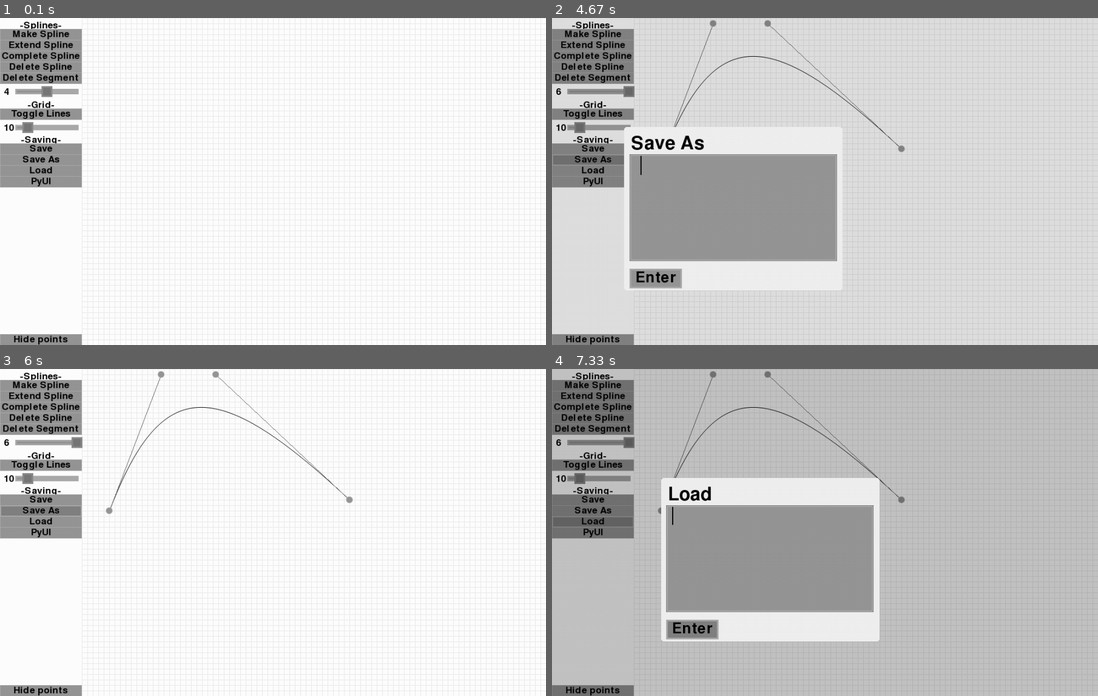
Above: before the commit, frames 1-4 (two rows, left to right).
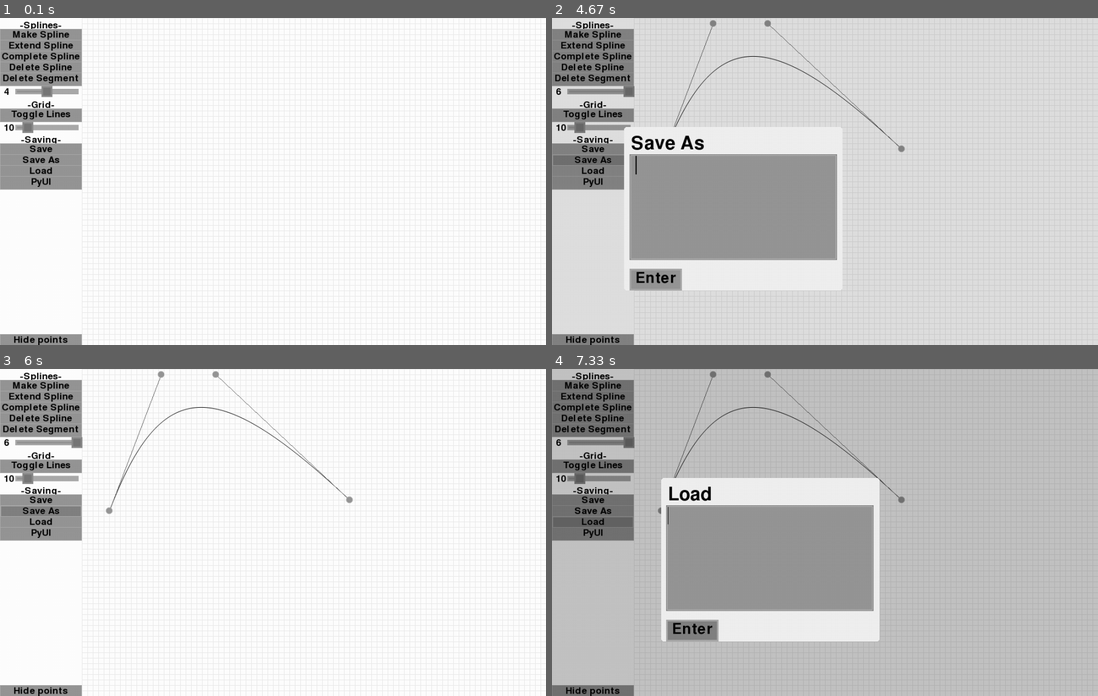
Above: after the commit, the same moments.

Repository: christianharris-3/PyUI
Game: pygame game, started from PyUI vector maker.py
Same seed, same stepped clock (60 frames per second), same inputs: the game is played once before the commit and once after it.
Inputs (mouse positions are in pixels of both pictures, inside the frame that each line leads up to):
- Up to frame 1 (0.1 s): no input
- Up to frame 2 (4.67 s): press the mouse at (590, 161) at 0.37 s; move the mouse to (644, 207) at 0.47 s; release the mouse at (693, 256) at 0.6 s; press the mouse at (590, 161) at 0.7 s; move the mouse to (633, 174) at 0.8 s; release the mouse at (677, 191) at 0.93 s; press the mouse at (737, 207) at 1.03 s; move the mouse to (677, 142) at 1.13 s; release the mouse at (617, 76) at 1.27 s; tap Space at 1.33 s; press the mouse at (590, 47) at 1.7 s; move the mouse to (781, 50) at 1.8 s; release the mouse at (966, 57) at 1.93 s; press the mouse at (601, 89) at 2.03 s; move the mouse to (628, 116) at 2.13 s; release the mouse at (655, 138) at 2.27 s; tap Enter at 2.33 s; press the mouse at (655, 24) at 2.7 s; move the mouse to (661, 93) at 2.8 s; release the mouse at (666, 161) at 2.93 s; click (590, 181) at 3.05 s; press the mouse at (590, 116) at 3.37 s; move the mouse to (683, 93) at 3.47 s; release the mouse at (775, 73) at 3.6 s; press the mouse at (590, 116) at 3.7 s; move the mouse to (732, 103) at 3.8 s; release the mouse at (874, 89) at 3.93 s; press the mouse at (819, 24) at 4.03 s; move the mouse to (863, 86) at 4.13 s; release the mouse at (901, 152) at 4.27 s; press the mouse at (590, 161) at 4.37 s; move the mouse to (655, 194) at 4.47 s; release the mouse at (715, 230) at 4.6 s
- Up to frame 3 (6 s): press the mouse at (191, 558) at 4.7 s; move the mouse to (174, 552) at 4.8 s; release the mouse at (158, 545) at 4.93 s; hold Delete 5-5.47 s; hold Right 5-5.47 s; press the mouse at (152, 496) at 5.53 s; move the mouse to (207, 496) at 5.63 s; release the mouse at (262, 496) at 5.77 s; press the mouse at (141, 630) at 5.87 s; move the mouse to (256, 630) at 5.97 s
- Up to frame 4 (7.33 s): release the mouse at (923, 630) at 6.1 s; press the mouse at (590, 522) at 6.7 s; move the mouse to (612, 539) at 6.8 s; release the mouse at (628, 558) at 6.93 s; press the mouse at (748, 558) at 7.03 s; move the mouse to (715, 594) at 7.13 s; release the mouse at (688, 633) at 7.27 s

The runs differ from the first frame. In frame 1, 1.3% of the frame differs, in the area x 0-15%, y 3-100%; in frame 2, 1.5%, in the area x 0-53%, y 3-100%; in frame 3, 1.3%; in frame 4, 1.5%.

Commit message:
fixed bug
changed default system to fix bug where when the set default value is x, and the universal or base default is y, if you try and set the value when u make the object to y, it doesnt see any change and sets the value to x. i have chanegd nearly every universal default to -1 or something similar.

Diff:
--- a/PyUI.py
+++ b/PyUI.py
@@ -396,6 +396,7 @@
         self.loadtickdata()
         self.checkcaps()
         if self.scale!=1: self.setscale(self.scale)
+        self.styleload_default()
 
     def checkcaps(self):
         hllDll = ctypes.WinDLL("User32.dll")
@@ -420,7 +421,12 @@
 
 
     def styleload_soundium(self): self.styleset(col=(16,163,127),textcol=(255,255,255),wallpapercol=(62,63,75),textsize=24,roundedcorners=5,spacing=5,clickdownsize=2,scalesize=False)
-    def styleload_default(self): self.styleset(textsize=40,verticalspacing=1,clickdownsize=2,roundedcorners=6)
+    def styleload_default(self): self.styleset(roundedcorners=0,center=False,textsize=50,font='calibre',bold=False,antialiasing=True,border=3,scalesize=True,glow=0,col=(150,150,150),
+                                               clickdownsize=4,clicktype=0,textoffsetx=0,texoffsety=0,clickableborder=0,lines=1,textcenter=False,linesize=2,backingdraw=True,borderdraw=True,
+                                               animationspeed=30,containedslider=False,movetoclick=True,isolated=True,darken=60,textcol=(0,0,0),verticalspacing=2,horizontalspacing=8,
+                                               text_animationspeed=5,text_backingdraw=False,text_borderdraw=False,text_verticalspacing=3,text_horizontalspacing=3,
+                                               textbox_verticalspacing=-1,textbox_horizontalspacing=-1,table_textcenter=True,button_textcenter=True)
+
     def styleload_black(self): self.styleset(textcol=(0,0,0),backingcol=(0,0,0),hovercol=(255,255,255),bordercol=(0,0,0),verticalspacing=3,textsize=30,col=(255,255,255),clickdownsize=1)
     def styleload_blue(self): self.styleset(col=(35,0,156),textcol=(230,246,219),wallpapercol=(0,39,254),textsize=30,verticalspacing=2,horizontalspacing=5,clickdownsize=2,roundedcorners=4)
     def styleload_green(self): self.styleset(col=(87,112,86),textcol=(240,239,174),wallpapercol=(59,80,61),textsize=30,verticalspacing=2,horizontalspacing=5,clickdownsize=2,roundedcorners=4)
@@ -1157,13 +1163,12 @@
                     print(c.ID)
 
 
-
-    def makebutton(self,x,y,text,textsize=50,command=emptyfunction,menu='main',ID='button',layer=1,roundedcorners=0,bounditems=[],killtime=-1,width=-1,height=-1,
-                 anchor=(0,0),objanchor=(0,0),center=False,centery=-1,img='none',font='calibre',bold=False,antialiasing=True,pregenerated=True,enabled=True,
-                 border=3,upperborder=-1,lowerborder=-1,rightborder=-1,leftborder=-1,scalesize=True,scalex=-1,scaley=-1,scaleby=-1,glow=0,glowcol=-1,
-                 runcommandat=0,col=-1,textcol=-1,backingcol=-1,bordercol=-1,hovercol=-1,clickdownsize=2,clicktype=0,textoffsetx=0,textoffsety=0,maxwidth=-1,
-                 dragable=False,colorkey=-1,toggle=True,toggleable=False,toggletext=-1,toggleimg='none',togglecol=-1,togglehovercol=-1,bindtoggle=[],spacing=-1,verticalspacing=-1,horizontalspacing=-1,clickablerect=-1,clickableborder=0,
-                 backingdraw=True,borderdraw=True,animationspeed=5,linelimit=1000):
+    def makebutton(self,x,y,text,textsize=-1,command=emptyfunction,menu='main',ID='button',layer=1,roundedcorners=-1,bounditems=[],killtime=-1,width=-1,height=-1,
+                 anchor=(0,0),objanchor=(0,0),center=-1,centery=-1,img='none',font=-1,bold=-1,antialiasing=-1,pregenerated=True,enabled=True,
+                 border=-1,upperborder=-1,lowerborder=-1,rightborder=-1,leftborder=-1,scalesize=-1,scalex=-1,scaley=-1,scaleby=-1,glow=-1,glowcol=-1,
+                 runcommandat=0,col=-1,textcol=-1,backingcol=-1,bordercol=-1,hovercol=-1,clickdownsize=-1,clicktype=-1,textoffsetx=-1,textoffsety=-1,maxwidth=-1,
+                 dragable=False,colorkey=-1,toggle=True,toggleable=False,toggletext=-1,toggleimg='none',togglecol=-1,togglehovercol=-1,bindtoggle=[],spacing=-1,verticalspacing=-1,horizontalspacing=-1,clickablerect=-1,clickableborder=-1,
+                 backingdraw=-1,borderdraw=-1,animationspeed=-1,linelimit=1000):
         if maxwidth == -1: maxwidth = width
         if backingcol == -1: backingcol = bordercol
         obj = BUTTON(ui=self,x=x,y=y,width=width,height=height,menu=menu,ID=ID,layer=layer,roundedcorners=roundedcorners,bounditems=bounditems,killtime=killtime,
@@ -1174,11 +1179,11 @@
                      animationspeed=animationspeed,backingdraw=backingdraw,borderdraw=borderdraw,linelimit=linelimit)
         return obj
     def makecheckbox(self,x,y,textsize=80,command=emptyfunction,menu='main',ID='checkbox',text='',layer=1,roundedcorners=0,bounditems=[],killtime=-1,width=-1,height=-1,
-                 anchor=(0,0),objanchor=(0,0),center=False,centery=-1,img='tick',font='calibre',bold=False,antialiasing=True,pregenerated=True,enabled=True,
-                 border=4,upperborder=-1,lowerborder=-1,rightborder=-1,leftborder=-1,scalesize=True,scalex=-1,scaley=-1,scaleby=-1,glow=0,glowcol=-1,
-                 runcommandat=0,col=-1,textcol=-1,backingcol=-1,bordercol=-1,hovercol=-1,clickdownsize=4,clicktype=0,textoffsetx=0,textoffsety=0,maxwidth=-1,
+                 anchor=(0,0),objanchor=(0,0),center=False,centery=-1,img='tick',font=-1,bold=-1,antialiasing=-1,pregenerated=True,enabled=True,
+                 border=4,upperborder=-1,lowerborder=-1,rightborder=-1,leftborder=-1,scalesize=-1,scalex=-1,scaley=-1,scaleby=-1,glow=-1,glowcol=-1,
+                 runcommandat=0,col=-1,textcol=-1,backingcol=-1,bordercol=-1,hovercol=-1,clickdownsize=-1,clicktype=-1,textoffsetx=-1,textoffsety=-1,maxwidth=-1,
                  dragable=False,colorkey=-1,toggle=True,toggleable=True,toggletext='',toggleimg='none',togglecol=-1,togglehovercol=-1,bindtoggle=[],spacing=-15,verticalspacing=-15,horizontalspacing=-15,clickablerect=-1,clickableborder=10,
-                 backingdraw=False,borderdraw=True,animationspeed=5,linelimit=1000):
+                 backingdraw=-1,borderdraw=-1,animationspeed=-1,linelimit=1000):
         if width == -1: width = textsize+spacing*2
         if height == -1: height = textsize+spacing*2
         obj = BUTTON(ui=self,x=x,y=y,width=width,height=height,menu=menu,ID=ID,layer=layer,roundedcorners=roundedcorners,bounditems=bounditems,killtime=killtime,
@@ -1189,13 +1194,13 @@
                  spacing=spacing,verticalspacing=verticalspacing,horizontalspacing=horizontalspacing,clickablerect=clickablerect,clickableborder=clickableborder,
                  animationspeed=animationspeed,backingdraw=backingdraw,borderdraw=borderdraw,linelimit=linelimit)
         return obj
-    def maketextbox(self,x,y,text='',width=200,lines=1,menu='main',command=emptyfunction,ID='textbox',layer=1,roundedcorners=0,bounditems=[],killtime=-1,height=-1,
-                 anchor=(0,0),objanchor=(0,0),center=False,centery=-1,img='none',textsize=50,font='calibre',bold=False,antialiasing=True,pregenerated=True,enabled=True,
-                 border=3,upperborder=-1,lowerborder=-1,rightborder=-1,leftborder=-1,scalesize=True,scalex=-1,scaley=-1,scaleby=-1,glow=0,glowcol=-1,
-                 runcommandat=0,col=-1,textcol=-1,backingcol=-1,hovercol=-1,clickdownsize=4,clicktype=0,textoffsetx=0,textoffsety=0,
+    def maketextbox(self,x,y,text='',width=200,lines=-1,menu='main',command=emptyfunction,ID='textbox',layer=1,roundedcorners=-1,bounditems=[],killtime=-1,height=-1,
+                 anchor=(0,0),objanchor=(0,0),center=-1,centery=-1,img='none',textsize=-1,font=-1,bold=-1,antialiasing=-1,pregenerated=True,enabled=True,
+                 border=3,upperborder=-1,lowerborder=-1,rightborder=-1,leftborder=-1,scalesize=True,scalex=-1,scaley=-1,scaleby=-1,glow=-1,glowcol=-1,
+                 runcommandat=0,col=-1,textcol=-1,backingcol=-1,hovercol=-1,clickdownsize=4,clicktype=0,textoffsetx=-1,textoffsety=-1,
                  colorkey=-1,spacing=-1,verticalspacing=-1,horizontalspacing=-1,clickablerect=-1,
-                 linelimit=100,selectcol=-1,selectbordersize=2,selectshrinksize=0,cursorsize=-1,textcenter=False,chrlimit=10000,numsonly=False,enterreturns=False,commandifenter=True,commandifkey=False,imgdisplay=False,
-                 backingdraw=True,borderdraw=True):
+                 linelimit=100,selectcol=-1,selectbordersize=2,selectshrinksize=0,cursorsize=-1,textcenter=-1,chrlimit=10000,numsonly=False,enterreturns=False,commandifenter=True,commandifkey=False,imgdisplay=False,
+                 backingdraw=-1,borderdraw=-1):
 
         if col == -1: col = Style.objectdefaults[TEXTBOX]['col']
         if backingcol == -1: backingcol = autoshiftcol(Style.objectdefaults[TEXTBOX]['backingcol'],col,-20)
@@ -1212,13 +1217,13 @@
 
 ##    def maketable(self,x,y,data='empty',titles=[],menu='main',menuexceptions=[],edgebound=(1,0,0,1),rows=5,colomns=3, …(302 unchanged characters)…
 
-    def maketable(self,x,y,data='empty',titles=[],menu='main',ID='table',layer=1,roundedcorners=0,bounditems=[],killtime=-1,width=-1,height=-1,
-                 anchor=(0,0),objanchor=(0,0),center=False,centery=-1,text='',textsize=50,img='none',font='calibre',bold=False,antialiasing=True,pregenerated=True,enabled=True,
-                 border=3,upperborder=-1,lowerborder=-1,rightborder=-1,leftborder=-1,scalesize=True,scalex=-1,scaley=-1,scaleby=-1,glow=0,glowcol=-1,
-                 command=emptyfunction,runcommandat=0,col=-1,textcol=-1,backingcol=-1,hovercol=-1,clickdownsize=4,clicktype=0,textoffsetx=0,textoffsety=0,
+    def maketable(self,x,y,data=[],titles=[],menu='main',ID='table',layer=1,roundedcorners=-1,bounditems=[],killtime=-1,width=-1,height=-1,
+                 anchor=(0,0),objanchor=(0,0),center=-1,centery=-1,text='',textsize=-1,img='none',font=-1,bold=-1,antialiasing=-1,pregenerated=True,enabled=True,
+                 border=3,upperborder=-1,lowerborder=-1,rightborder=-1,leftborder=-1,scalesize=-1,scalex=-1,scaley=-1,scaleby=-1,glow=-1,glowcol=-1,
+                 command=emptyfunction,runcommandat=0,col=-1,textcol=-1,backingcol=-1,hovercol=-1,clickdownsize=4,clicktype=0,textoffsetx=-1,textoffsety=-1,
                  dragable=False,colorkey=-1,spacing=-1,verticalspacing=-1,horizontalspacing=-1,clickablerect=-1,
-                 boxwidth=-1,boxheight=-1,linesize=2,textcenter=True,guesswidth=100,guessheight=100,
-                 backingdraw=True,borderdraw=True):
+                 boxwidth=-1,boxheight=-1,linesize=2,textcenter=-1,guesswidth=100,guessheight=100,
+                 backingdraw=-1,borderdraw=-1):
 
         if col == -1: col = Style.objectdefaults[TABLE]['col']
         if backingcol == -1: backingcol = autoshiftcol(Style.objectdefaults[TABLE]['backingcol'],col,-20)
@@ -1234,12 +1239,12 @@
         return obj
 
 ##    def maketext(self,x,y,text,size,menu='main',menuexceptions=[],edgebound=(1,0,0,1),col='default',center=True,font= …(235 unchanged characters)…
-    def maketext(self,x,y,text,textsize=50,menu='main',ID='text',layer=1,roundedcorners=0,bounditems=[],killtime=-1,width=-1,height=-1,
-                 anchor=(0,0),objanchor=(0,0),center=False,centery=-1,img='none',font='calibre',bold=False,antialiasing=True,pregenerated=True,enabled=True,
-                 border=3,upperborder=-1,lowerborder=-1,rightborder=-1,leftborder=-1,scalesize=True,scalex=-1,scaley=-1,scaleby=-1,glow=0,glowcol=-1,
-                 command=emptyfunction,runcommandat=0,col=-1,textcol=-1,clicktype=0,backingcol=-1,bordercol=-1,textoffsetx=0,textoffsety=0,
-                 dragable=False,colorkey=-1,spacing=-1,verticalspacing=-1,horizontalspacing=-1,maxwidth=-1,animationspeed=5,clickablerect=-1,
-                 textcenter=False,backingdraw=False,borderdraw=False):
+    def maketext(self,x,y,text,textsize=-1,menu='main',ID='text',layer=1,roundedcorners=-1,bounditems=[],killtime=-1,width=-1,height=-1,
+                 anchor=(0,0),objanchor=(0,0),center=-1,centery=-1,img='none',font=-1,bold=-1,antialiasing=-1,pregenerated=True,enabled=True,
+                 border=3,upperborder=-1,lowerborder=-1,rightborder=-1,leftborder=-1,scalesize=-1,scalex=-1,scaley=-1,scaleby=-1,glow=0,glowcol=-1,
+                 command=emptyfunction,runcommandat=0,col=-1,textcol=-1,clicktype=0,backingcol=-1,bordercol=-1,textoffsetx=-1,textoffsety=-1,
+                 dragable=False,colorkey=-1,spacing=-1,verticalspacing=-1,horizontalspacing=-1,maxwidth=-1,animationspeed=-1,clickablerect=-1,
+                 textcenter=-1,backingdraw=-1,borderdraw=-1):
         if col == -1: col = backingcol
         if col == -1: col = Style.wallpapercol
         backingcol = bordercol
@@ -1253,11 +1258,11 @@
         return obj
 
 ##    def makescroller(self,x,y,height,command=emptyfunction,width=15,minh=0,maxh=-1,pageh=100,starth=0,menu='main',menuexceptions=[],edgebound=(1,0,0,1),col='default',scrollercol=-1,hovercol=-1,clickcol=-1,scrollerwidth=11,runcommandat=1,clicktype=0,layer=1,ID='default',returnobj=False):
-    def makescroller(self,x,y,height,command=emptyfunction,width=15,minp=0,maxp=100,pageheight=15,menu='main',ID='scroller',layer=1,roundedcorners=0,bounditems=[],killtime=-1,
-                 anchor=(0,0),objanchor=(0,0),center=False,centery=-1,enabled=True,
-                 border=3,upperborder=-1,lowerborder=-1,rightborder=-1,leftborder=-1,scalesize=True,scalex=-1,scaley=-1,scaleby=-1,glow=0,glowcol=-1,
+    def makescroller(self,x,y,height,command=emptyfunction,width=15,minp=0,maxp=100,pageheight=15,menu='main',ID='scroller',layer=1,roundedcorners=-1,bounditems=[],killtime=-1,
+                 anchor=(0,0),objanchor=(0,0),center=-1,centery=-1,enabled=True,
+                 border=3,upperborder=-1,lowerborder=-1,rightborder=-1,leftborder=-1,scalesize=-1,scalex=-1,scaley=-1,scaleby=-1,glow=-1,glowcol=-1,
                  runcommandat=1,col=-1,backingcol=-1,clicktype=0,clickablerect=-1,scrollbind=[],
-                 dragable=True,backingdraw=True,borderdraw=True,scrollercol=-1,scrollerwidth=-1,increment=0,startp=0):
+                 dragable=True,backingdraw=-1,borderdraw=-1,scrollercol=-1,scrollerwidth=-1,increment=0,startp=0):
 
         if maxp == -1: maxp = height
 
@@ -1270,12 +1275,12 @@
         return obj
 
 ##    def makeslider(self,x,y,width,height,maxp=100,menu='main',command=emptyfunction,menuexceptions=[],edgebound=(1,0, …(321 unchanged characters)…
-    def makeslider(self,x,y,width,height,maxp=100,menu='main',command=emptyfunction,ID='slider',layer=1,roundedcorners=0,bounditems=[],killtime=-1,
-                 anchor=(0,0),objanchor=(0,0),center=False,centery=-1,enabled=True,
-                 border=3,upperborder=-1,lowerborder=-1,rightborder=-1,leftborder=-1,scalesize=True,scalex=-1,scaley=-1,scaleby=-1,glow=0,glowcol=-1,
+    def makeslider(self,x,y,width,height,maxp=100,menu='main',command=emptyfunction,ID='slider',layer=1,roundedcorners=-1,bounditems=[],killtime=-1,
+                 anchor=(0,0),objanchor=(0,0),center=-1,centery=-1,enabled=True,
+                 border=3,upperborder=-1,lowerborder=-1,rightborder=-1,leftborder=-1,scalesize=-1,scalex=-1,scaley=-1,scaleby=-1,glow=-1,glowcol=-1,
                  runcommandat=1,col=-1,backingcol=-1,button='default',clickablerect=-1,
-                 dragable=True,colorkey=(255,255,255),backingdraw=True,borderdraw=True,
-                 slidersize=-1,increment=0,sliderroundedcorners=-1,minp=0,startp=0,direction='horizontal',containedslider=False,movetoclick=False):
+                 dragable=True,colorkey=(255,255,255),backingdraw=-1,borderdraw=-1,
+                 slidersize=-1,increment=0,sliderroundedcorners=-1,minp=0,startp=0,direction='horizontal',containedslider=-1,movetoclick=-1):
 
         obj = SLIDER(ui=self,x=x,y=y,width=width,height=height,menu=menu,ID=ID,layer=layer,roundedcorners=roundedcorners,bounditems=bounditems,killtime=killtime,
                  anchor=anchor,objanchor=objanchor,center=center,centery=centery,enabled=enabled,
@@ -1288,9 +1293,9 @@
 
 ##    def makewindowedmenu(self,x,y,width,height,menu,behindmenu,edgebound=(1,0,0,1),col='default',isolated=True,roundedcorners=0,darken=60,colourkey=(243,244,242),ID='default'):
     def makewindowedmenu(self,x,y,width,height,menu,behindmenu='main',col=-1,bounditems=[],
-                 dragable=False,colorkey=(255,255,255),isolated=True,darken=60,ID='windowedmenu',layer=1,roundedcorners=0,
-                 anchor=(0,0),objanchor=(0,0),center=False,centery=-1,glow=0,glowcol=-1,
-                 scalesize=True,scalex=True,scaley=True,scaleby=-1,command=emptyfunction,runcommandat=0):
+                 dragable=False,colorkey=(255,255,255),isolated=True,darken=-1,ID='windowedmenu',layer=1,roundedcorners=-1,
+                 anchor=(0,0),objanchor=(0,0),center=False,centery=-1,glow=-1,glowcol=-1,
+                 scalesize=-1,scalex=-1,scaley=-1,scaleby=-1,command=emptyfunction,runcommandat=0):
 
         if col == -1: col = shiftcolor(Style.objectdefaults[WINDOWEDMENU]['col'],-35)
 
@@ -1304,19 +1309,19 @@
                  dragable=dragable,colorkey=colorkey,border=0,
                  behindmenu=behindmenu,isolated=isolated,darken=darken)
         return obj
-    def makerect(self,x,y,width,height,command=emptyfunction,menu='main',ID='button',layer=1,roundedcorners=0,bounditems=[],killtime=-1,
-                 anchor=(0,0),objanchor=(0,0),center=False,centery=-1,enabled=True,
-                 border=0,scalesize=True,scalex=-1,scaley=-1,scaleby=-1,glow=0,glowcol=-1,
-                 runcommandat=0,col=-1,dragable=False,backingdraw=False):
+    def makerect(self,x,y,width,height,command=emptyfunction,menu='main',ID='button',layer=1,roundedcorners=-1,bounditems=[],killtime=-1,
+                 anchor=(0,0),objanchor=(0,0),center=-1,centery=-1,enabled=True,
+                 border=0,scalesize=-1,scalex=-1,scaley=-1,scaleby=-1,glow=-1,glowcol=-1,
+                 runcommandat=0,col=-1,dragable=False,backingdraw=-1):
         obj = RECT(ui=self,x=x,y=y,command=emptyfunction,menu=menu,ID=ID,layer=layer,roundedcorners=roundedcorners,bounditems=bounditems,killtime=killtime,width=width,height=height,
                  anchor=anchor,objanchor=objanchor,center=center,centery=centery,enabled=enabled,
                  border=border,scalesize=scalesize,scalex=scalex,scaley=scaley,scaleby=scaleby,glow=glow,glowcol=glowcol,
                  runcommandat=runcommandat,col=col,dragable=dragable,backingdraw=backingdraw)
         return obj
     def makecircle(self,x,y,radius,command=emptyfunction,menu='main',ID='button',layer=1,roundedcorners=-1,bounditems=[],killtime=-1,
-                 anchor=(0,0),objanchor=(0,0),center=True,centery=-1,enabled=True,
-                 border=-1,scalesize=True,scalex=-1,scaley=-1,scaleby=-1,glow=0,glowcol=-1,
-                 runcommandat=0,col=-1,dragable=False,backingdraw=False):
+                 anchor=(0,0),objanchor=(0,0),center=-1,centery=-1,enabled=True,
+                 border=-1,scalesize=-1,scalex=-1,scaley=-1,scaleby=-1,glow=-1,glowcol=-1,
+                 runcommandat=0,col=-1,dragable=False,backingdraw=-1):
         if roundedcorners==-1: roundedcorners=radius
         obj = self.makerect(x=x,y=y,width=radius*2,height=radius*2,command=command,menu=menu,ID=ID,layer=layer,roundedcorners=roundedcorners,bounditems=bounditems,killtime=killtime,
                  anchor=anchor,objanchor=objanchor,center=center,centery=centery,enabled=enabled,
@@ -1324,13 +1329,13 @@
                  runcommandat=runcommandat,col=col,dragable=dragable,backingdraw=backingdraw)
         return obj
 
-    def makesearchbar(self,x,y,text='Search',width=400,lines=1,menu='main',command=emptyfunction,ID='textbox',layer=1,roundedcorners=0,bounditems=[],killtime=-1,height=-1,
-                 anchor=(0,0),objanchor=(0,0),center=False,centery=-1,img='none',textsize=50,font='calibre',bold=False,antialiasing=True,pregenerated=True,enabled=True,
-                 border=3,upperborder=-1,lowerborder=-1,scalesize=True,scalex=-1,scaley=-1,scaleby=-1,glow=0,glowcol=-1,
-                 runcommandat=0,col=-1,textcol=-1,titletextcol=-1,backingcol=-1,hovercol=-1,clickdownsize=4,clicktype=0,textoffsetx=0,textoffsety=0,
+    def makesearchbar(self,x,y,text='Search',width=400,lines=1,menu='main',command=emptyfunction,ID='textbox',layer=1,roundedcorners=-1,bounditems=[],killtime=-1,height=-1,
+                 anchor=(0,0),objanchor=(0,0),center=-1,centery=-1,img='none',textsize=-1,font=-1,bold=-1,antialiasing=-1,pregenerated=True,enabled=True,
+                 border=-1,upperborder=-1,lowerborder=-1,scalesize=-1,scalex=-1,scaley=-1,scaleby=-1,glow=0,glowcol=-1,
+                 runcommandat=0,col=-1,textcol=-1,titletextcol=-1,backingcol=-1,hovercol=-1,clickdownsize=-1,clicktype=0,textoffsetx=-1,textoffsety=-1,
                  colorkey=-1,spacing=-1,verticalspacing=1,horizontalspacing=4,clickablerect=-1,
-                 linelimit=100,selectcol=-1,selectbordersize=2,selectshrinksize=0,cursorsize=-1,textcenter=False,chrlimit=10000,numsonly=False,enterreturns=False,commandifenter=True,commandifkey=False,
-                 backingdraw=True,borderdraw=True):
+                 linelimit=100,selectcol=-1,selectbordersize=2,selectshrinksize=0,cursorsize=-1,textcenter=-1,chrlimit=10000,numsonly=False,enterreturns=False,commandifenter=True,commandifkey=False,
+                 backingdraw=-1,borderdraw=-1):
 
         if titletextcol == -1: titletextcol = textcol
         if upperborder == -1: upperborder = border
@@ -1586,7 +1591,6 @@
         self.scaleby = args['scaleby']
         self.glow = args['glow']
         self.refreshscale(ui)
-
         self.border = args['border']
         if args['upperborder'] == -1: self.upperborder = self.border
         else: self.upperborder = args['upperborder']
@@ -1646,13 +1650,8 @@
         self.verticalspacing = args['verticalspacing']
         self.horizontalspacing = args['horizontalspacing']
         if args['spacing']!=-1:
-            if args['verticalspacing'] == -1: self.verticalspacing = self.spacing
-            if args['horizontalspacing'] == -1: self.horizontalspacing = self.spacing
-        else:
-            defaults = (0,8)
-            if type(self) == TEXT: defaults = (3,3)
-            if args['verticalspacing'] == -1: self.verticalspacing = defaults[0]
-            if args['horizontalspacing'] == -1: self.horizontalspacing = defaults[1]
+            self.verticalspacing = self.spacing
+            self.horizontalspacing = self.spacing
 
         self.toggle = args['toggle']
         self.toggleable = args['toggleable']
@@ -1755,7 +1754,7 @@
                 self.textimages.append(ui.rendertextlined(txt,self.textsize,self.textcol,self.col,self.font,self.maxwidth,self.bold,self.antialiasing,self.textcenter,imgin=True,img=img,scale=self.scale,linelimit=self.linelimit,cutstartspaces=True))
             else:
                 self.textimages.append(pygame.transform.scale(img,(img.get_width()*(self.textsize/img.get_height())*self.scale,img.get_height()*(self.textsize/img.get_height())*self.scale)))
-                if self.colorkey != -1: self.textimages[-1].set_colorkey(self.colorkey)
+            if self.colorkey != -1: self.textimages[-1].set_colorkey(self.colorkey)
         self.textimage = self.textimages[0]
         if len(self.textimages) != 1:
             self.animating = True
@@ -3011,10 +3010,13 @@
                            'selectshrinksize': 0, 'cursorsize': -1, 'textcenter': True, 'linesize': 2, 'backingdraw': True, 'borderdraw': True, 'animationspeed': 5,
                            'scrollercol': -1, 'scrollerwidth': -1, 'slidercol': -1, 'sliderbordercol': -1, 'slidersize': -1, 'increment': 0,
                            'sliderroundedcorners': -1, 'containedslider': True, 'movetoclick': True, 'isolated': True, 'darken': 60, 'hsvashift': False}
+
+    replace = {'roundedcorners': -1, 'center': -1, 'textsize': -1,'font': -1,'bold': -1,'antialiasing': -1,'border': -1, 'scalesize': -1,'glow':-1,'col':-1,'clickdownsize': -1,'clicktype': -1,
+               'textoffsetx': -1,'textoffsety': -1, 'clickableborder':-1,'textcenter': -1, 'lines': -1,'linesize':-1,'backingdraw':-1,'borderdraw': -1,'animationspeed':-1,'containedslider': -1,'movetoclick': -1,'darken':-1}
+    for var in list(replace):
+        universaldefaults[var] = replace[var]
+
     defaults = copy.deepcopy(universaldefaults)
-    defaults['col'] = (150,150,150)
-    defaults['textcol'] = (0,0,0)
-    defaults['animationspeed'] = 30
 
     wallpapercol = (255,255,255)
 
